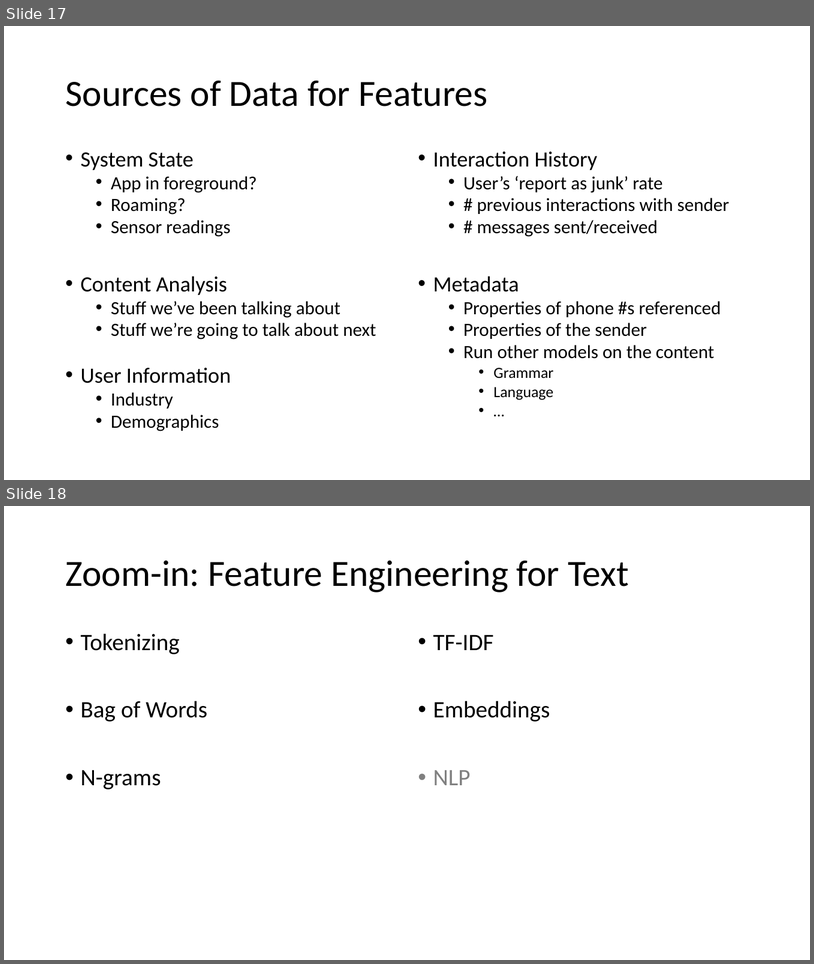
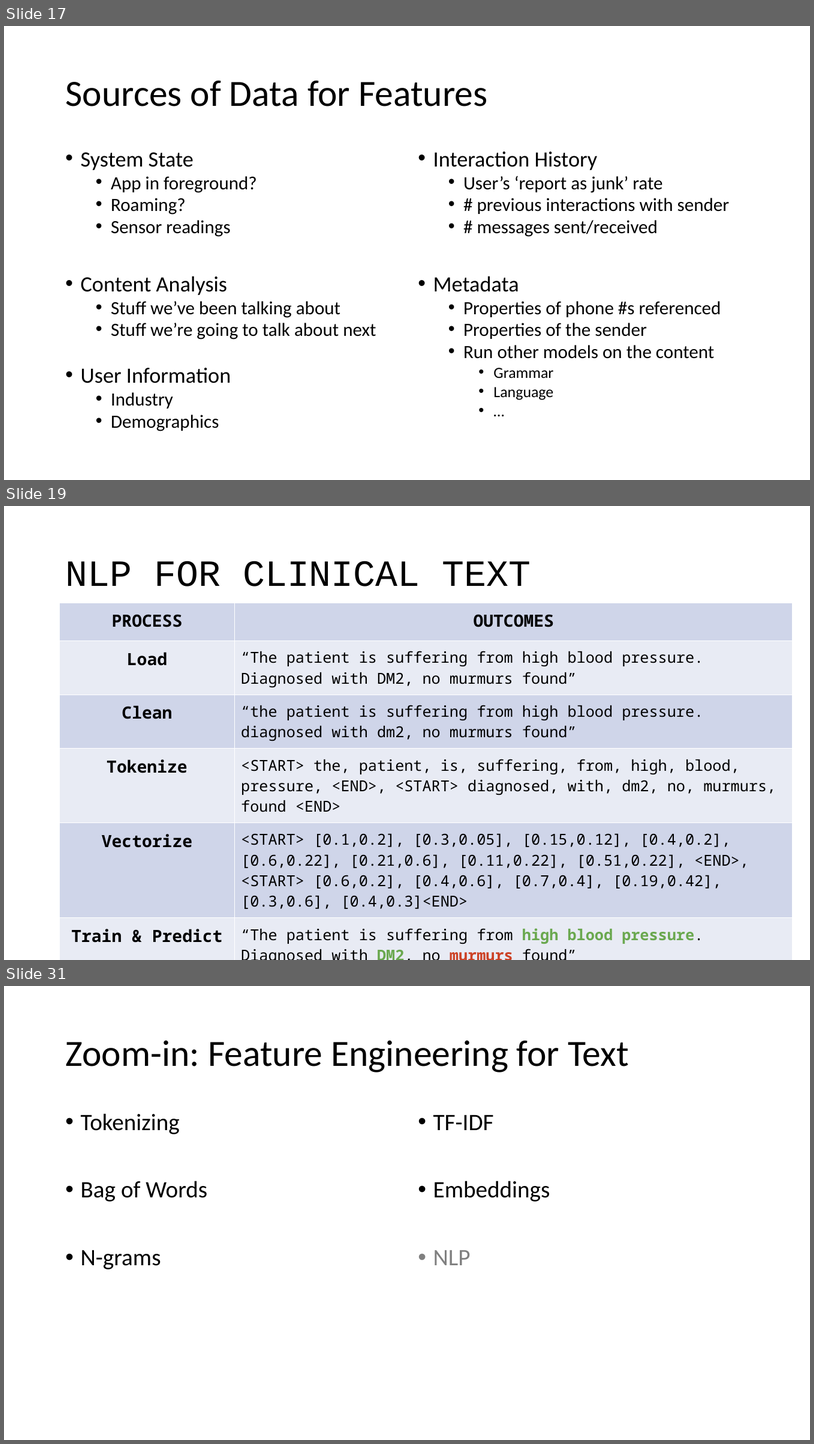
Before and after one commit to maelstromdat/MediTechBigData, a slide deck: 5. Adv. Feature Engineering.pptx. Shown one above the other, each under a label of ours: slides 17 and 18 before the commit, slides 17, 19 and 31 after it; the slides between them are not shown. The pictures are 814x964 and 814x1444 pixels, drawn with LibreOffice and Linux fonts; fonts in the diff are those of the drawing. Boxes give left, top, right and bottom in pixels: in the first picture for what was removed or moved away, otherwise in the second. Text is boxed around its words. In the diff, an @@ line names an element or a change of style, - is before the commit and + after.

```diff
--- a/5. Adv. Feature Engineering.pptx
+++ b/5. Adv. Feature Engineering.pptx
@@ slide 19 added at <box>4,506,810,960</box>, background #FFFFFF @@
@@ title added at <box>65,561,531,586</box>, 44 pt, text #000000 @@
+NLP FOR CLINICAL TEXT
@@ table added at <box>60,603,794,946</box>, 6 rows, 2 columns @@
+PROCESS | OUTCOMES
+Load | “The patient is suffering from high blood pressure. Diagnosed with DM2, no murmurs found”
+Clean | “the patient is suffering from high blood pressure. diagnosed with dm2, no murmurs found”
+Tokenize | <START> the, patient, is, suffering, from, high, blood, pressure, <END>, <START> diagnosed, with, dm2, no, murmurs, found <END>
+Vectorize | <START> [0.1,0.2], [0.3,0.05], [0.15,0.12], [0.4,0.2], [0.6,0.22], [0.21,0.6], [0.11,0.22], [0.51,0.22], <END>, <START> [0.6,0.2], [0.4,0.6], [0.7,0.4], [0.19,0.42], [0.3,0.6], [0.4,0.3]<END>
+Train & Predict | “The patient is suffering from high blood pressure. Diagnosed with DM2, no murmurs found”
@@ what was slide 18 is now slide 31 @@
```
Also in this commit, not shown: 1 slide changed, 13 other slides added, 1 slide removed, 1 other file.
